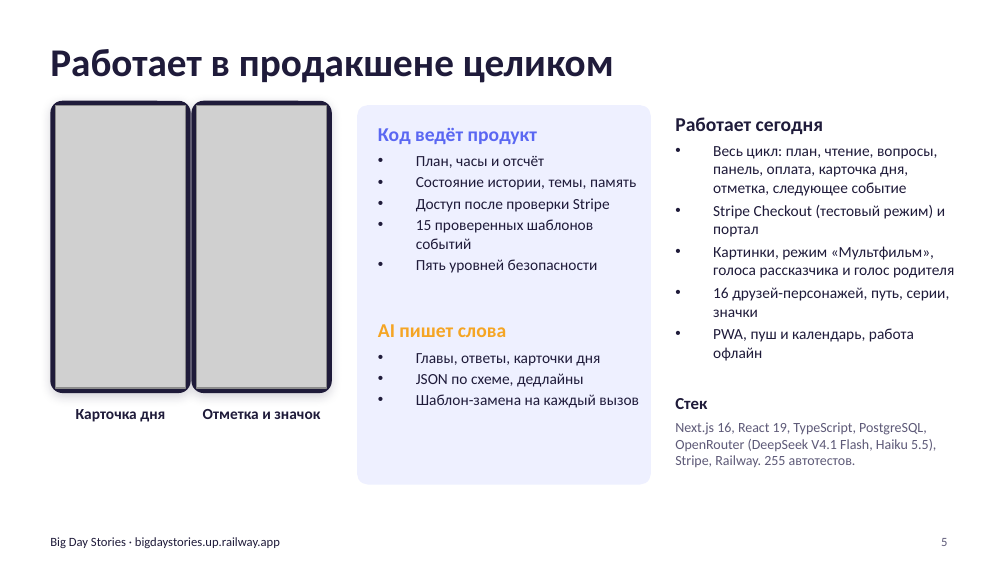
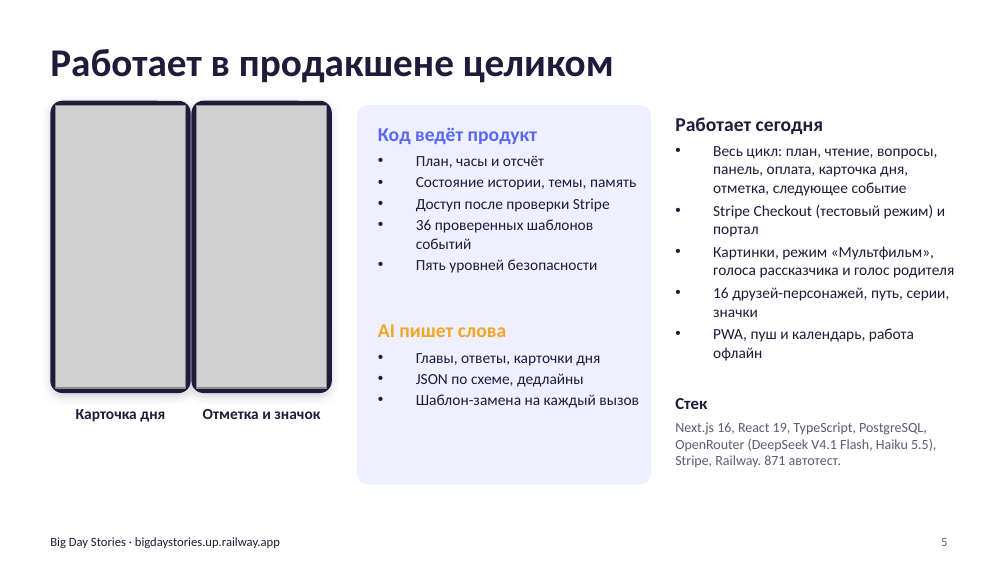
Before and after one commit to Adilm8/Hackathon, a slide deck: slide 5 of docs/pitch/deck/big-day-stories-deck-ru.pptx. Drawn at 1008x567 pixels with LibreOffice and Linux fonts; fonts in the diff are those of the drawing; grey boxes stand for pictures. Boxes give left, top, right and bottom in pixels: in the first picture for what was removed or moved away, otherwise in the second. Text is boxed around its words. In the diff, an @@ line names an element or a change of style, - is before the commit and + after.

Commit message:
Repository clean-up: research sources, current numbers, name wording (#56)
Research documents in docs/research, 36 big days and 871 tests in the README and decks, the same name wording as the Privacy page.

```diff
--- a/docs/pitch/deck/big-day-stories-deck-ru.pptx
+++ b/docs/pitch/deck/big-day-stories-deck-ru.pptx
@@ text at box(416, 219, 593, 249): text changed @@
-• 15 проверенных шаблонов событий
+• 36 проверенных шаблонов событий
@@ text at box(675, 422, 936, 467): text changed @@
-Next.js 16, React 19, TypeScript, PostgreSQL, OpenRouter (DeepSeek V4.1 Flash, Haiku 5.5), Stripe, Railway. 255 автотестов.
+Next.js 16, React 19, TypeScript, PostgreSQL, OpenRouter (DeepSeek V4.1 Flash, Haiku 5.5), Stripe, Railway. 871 автотест.
```
Also in this commit, not shown: 3 other slides changed, 11 other files.
